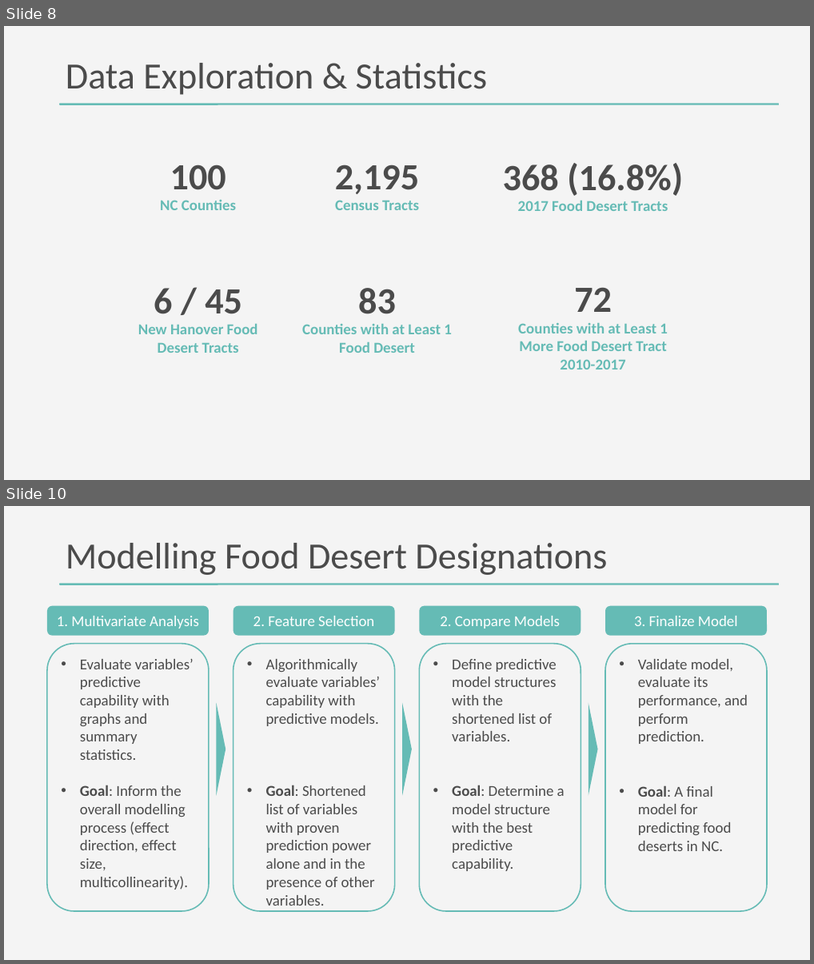
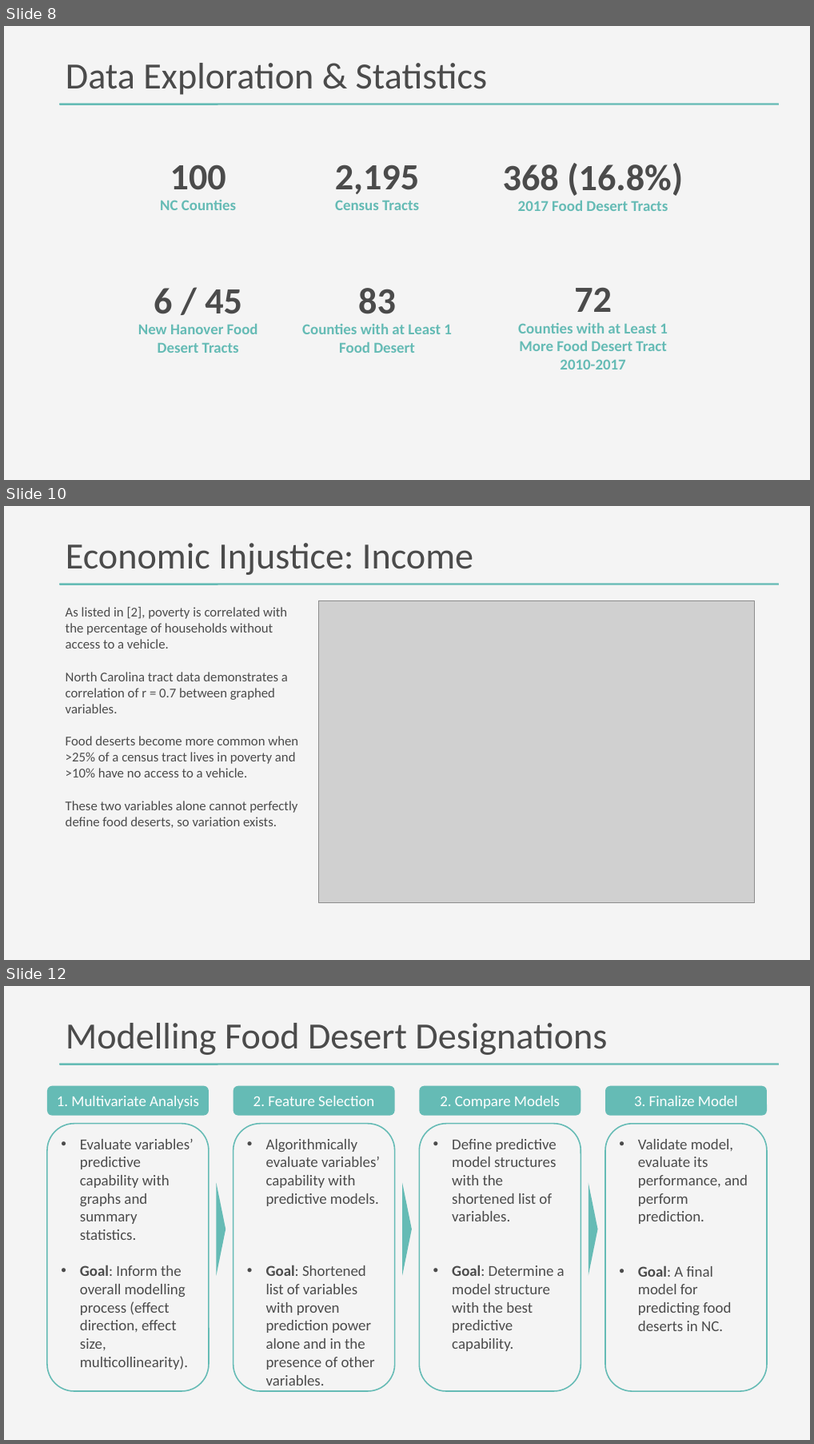
Before and after one commit to DanteHaywood/cfc_ds_screen, a slide deck: doc/2020_11_25_cfc_ds_technical_screen_haywood.pptx. Shown one above the other, each under a label of ours: slides 8 and 10 before the commit, slides 8, 10 and 12 after it; the slides between them are not shown. The pictures are 814x964 and 814x1444 pixels, drawn with LibreOffice and Linux fonts; fonts in the diff are those of the drawing; grey boxes stand for pictures. Boxes give left, top, right and bottom in pixels: in the first picture for what was removed or moved away, otherwise in the second. Text is boxed around its words. In the diff, an @@ line names an element or a change of style, - is before the commit and + after.

Commit message:
Added economic injustice graphs.

```diff
--- a/doc/2020_11_25_cfc_ds_technical_screen_haywood.pptx
+++ b/doc/2020_11_25_cfc_ds_technical_screen_haywood.pptx
@@ slide 10 added at (4, 506, 810, 960), background #F4F4F4; not listed: 1 template element that a slide beside it also shows @@
@@ title added at (66, 543, 474, 575), 44 pt, text #4B4B4B @@
+Economic Injustice: Income
@@ picture added at (319, 600, 755, 903) @@
@@ text added at (66, 607, 298, 828), 16 pt, text #4B4B4B @@
+As listed in [2], poverty is correlated with the percentage of households without access to a vehicle.
+North Carolina tract data demonstrates a correlation of r = 0.7 between graphed variables.
+Food deserts become more common when >25% of a census tract lives in poverty and >10% have no access to a vehicle.
+These two variables alone cannot perfectly define food deserts, so variation exists.
@@ what was slide 10 is now slide 12 @@
```
Also in this commit, not shown: 10 slides changed, 2 other slides added, 1 slide removed, 6 other files.
